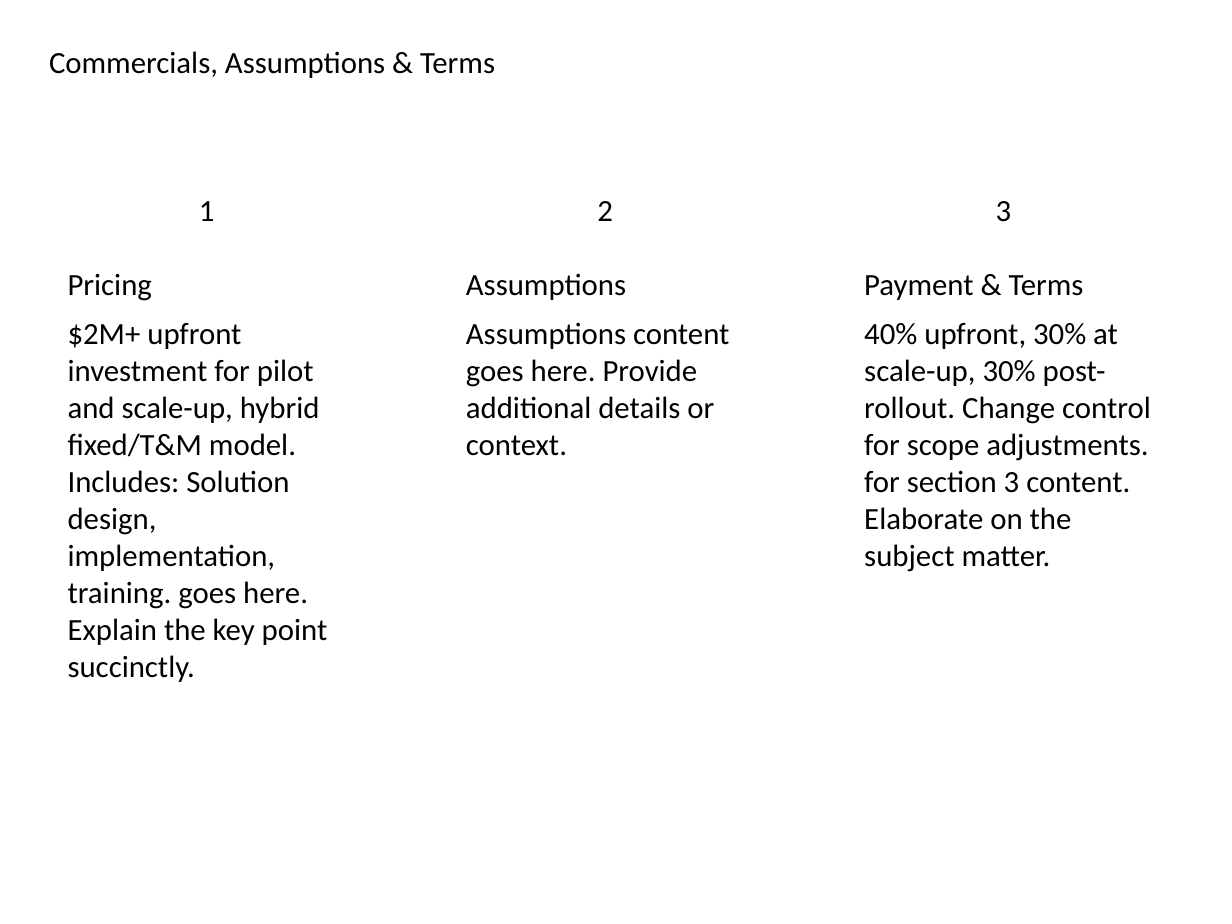
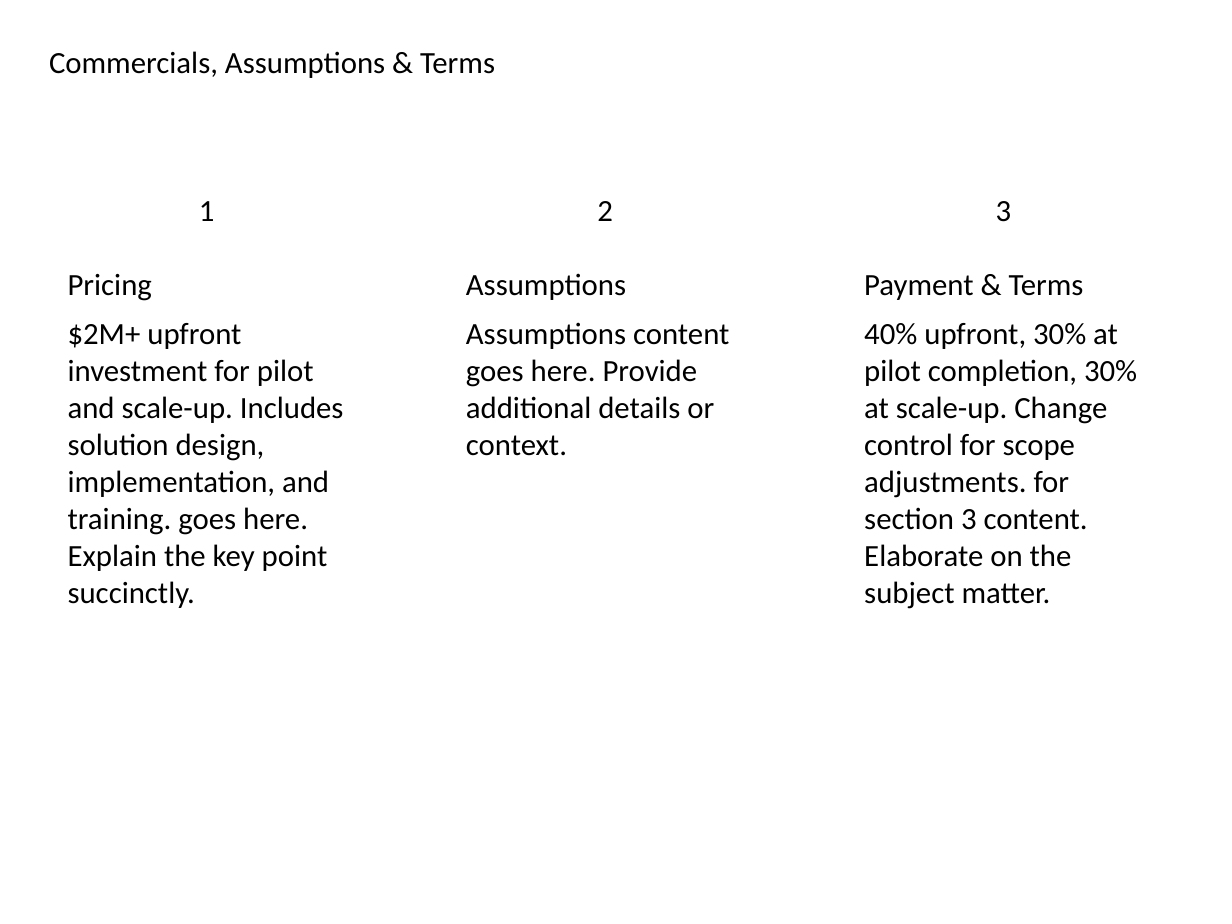
Before and after one commit to vedant1811/kenley-create-decks, a slide deck: slide 9 of src/lib/output/GeneratedPresentation.pptx. Drawn at 1232x924 pixels with LibreOffice and Linux fonts; fonts in the diff are those of the drawing. Boxes give left, top, right and bottom in pixels: in the first picture for what was removed or moved away, otherwise in the second. Text is boxed around its words. In the diff, an @@ line names an element or a change of style, - is before the commit and + after.

```diff
--- a/src/lib/output/GeneratedPresentation.pptx
+++ b/src/lib/output/GeneratedPresentation.pptx
@@ text at <box>68,323,344,608</box>: text changed @@
-$2M+ upfront investment for pilot and scale-up, hybrid fixed/T&M model. Includes: Solution design, implementation, training. goes here. Explain the key point succinctly.
+$2M+ upfront investment for pilot and scale-up. Includes solution design, implementation, and training. goes here. Explain the key point succinctly.
@@ text at <box>864,323,1137,609</box>: text changed @@
-40% upfront, 30% at scale-up, 30% post-rollout. Change control for scope adjustments. for section 3 content. Elaborate on the subject matter.
+40% upfront, 30% at pilot completion, 30% at scale-up. Change control for scope adjustments. for section 3 content. Elaborate on the subject matter.
```
Also in this commit, not shown: 7 other slides changed, 1 slide added, 1 slide removed, 5 other files.
